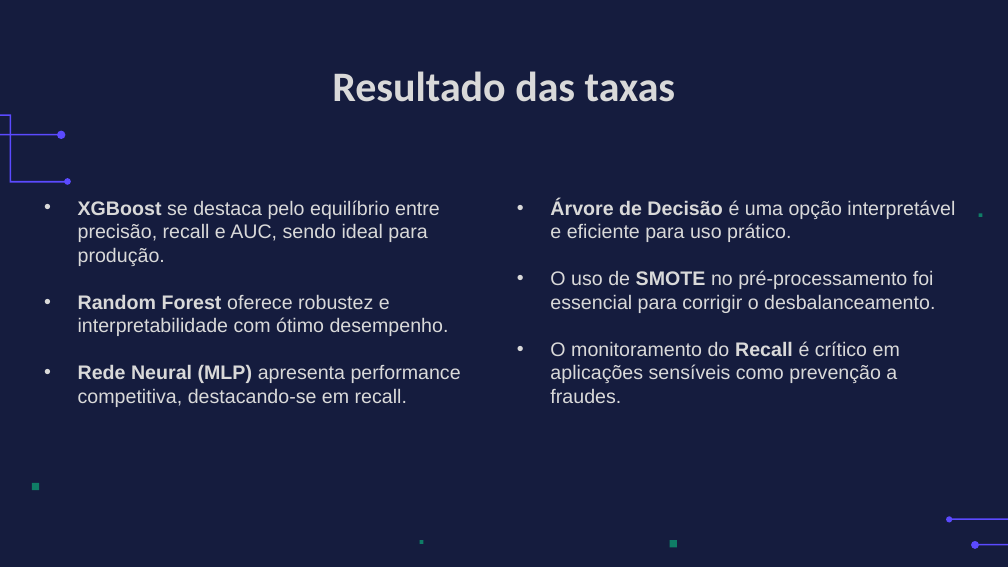
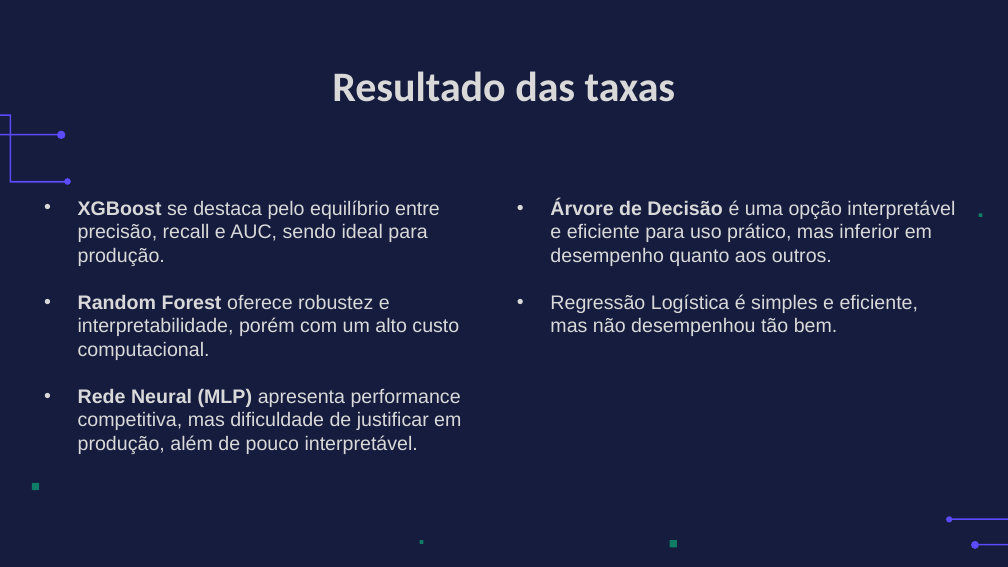
Before and after one commit to VMartins2106/Projeto_A3_IA_USJT, a slide deck: slide 26 of A3_AI.pptx (slide 28 before the commit). Drawn at 1008x567 pixels with LibreOffice and Linux fonts; fonts in the diff are those of the drawing; background and template pictures are left out. Boxes give left, top, right and bottom in pixels: in the first picture for what was removed or moved away, otherwise in the second. Text is boxed around its words. In the diff, an @@ line names an element or a change of style, - is before the commit and + after.

```diff
--- a/A3_AI.pptx
+++ b/A3_AI.pptx
@@ text at bbox=[550, 199, 955, 336]: text changed @@
-• Árvore de Decisão é uma opção interpretável e eficiente para uso prático.
-• O uso de SMOTE no pré-processamento foi essencial para corrigir o desbalanceamento.
-• O monitoramento do Recall é crítico em aplicações sensíveis como prevenção a fraudes.
+• Árvore de Decisão é uma opção interpretável e eficiente para uso prático, mas inferior em desempenho quanto aos outros.
+• Regressão Logística é simples e eficiente, mas não desempenhou tão bem.
@@ text at bbox=[78, 294, 461, 454]: text changed @@
-• Random Forest oferece robustez e interpretabilidade com ótimo desempenho.
-• Rede Neural (MLP) apresenta performance competitiva, destacando-se em recall.
+• Random Forest oferece robustez e interpretabilidade, porém com um alto custo computacional.
+• Rede Neural (MLP) apresenta performance competitiva, mas dificuldade de justificar em produção, além de pouco interpretável.
```
Also in this commit, not shown: 6 other slides changed, 2 slides removed.
